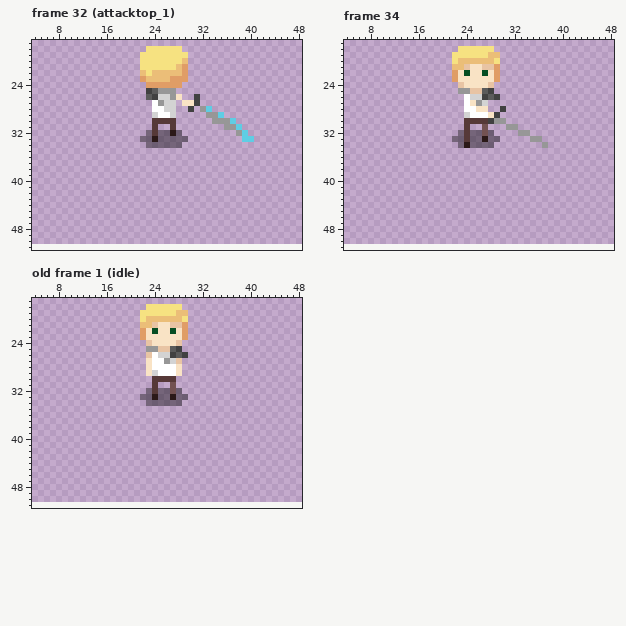
Two states of a pixel-art file, GameDesign_Game/Assets/Test/Player.aseprite. The first picture shows the starting point.
50x50 pixels, 42 frames. Colours within 5 levels of each other are drawn and written as one. Shown: frame 32 (attacktop_1): x 4..48, y 17..51; frame 34: x 4..48, y 17..51; old frame 1 (idle): x 4..48, y 17..51. The old version is drawn lined up with the new one, on the new canvas. The commit also changed other frames, which this record leaves out.
New version:
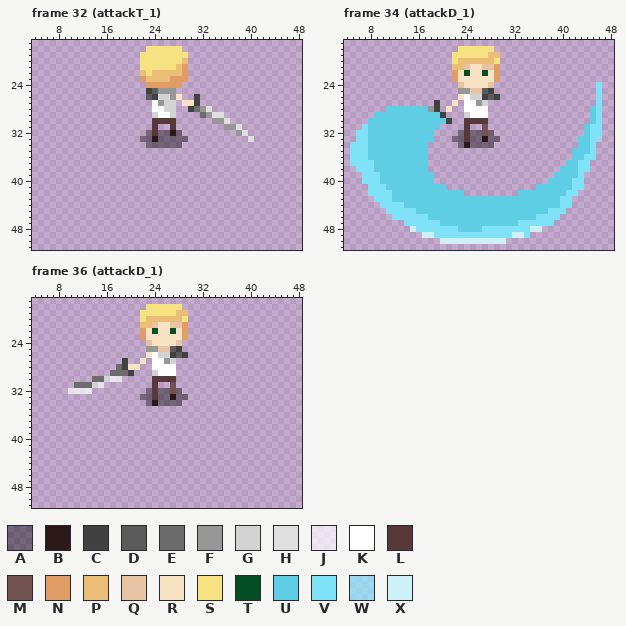
Palette (. is transparent): A #00000067  B #2b1918  C #414141  D #5b5b5b  E #6c6c6c  F #979797  G #d3d3d3  H #dfdfdf  J #ffffffb1  K #ffffff  L #563938  M #735252  N #e09d66  P #ebbe78  Q #e8c4a4  R #f9e3c5  S #f6e281  T #064e23  U #5fcde4  V #7fe2f7  W #8debffb1  X #cef0f7
A new or re-ordered frame is compared with the old frame closest to it.
The edit:
canvas 50x50 -> 52x52, the old top-left corner now at 1,1
frames 42 -> 43
Frame 32 (attackT_1):
Colour E is added in row 28 at x 31; in row 29 at x 32.
Colour H replaces colour F in row 29 at x 34; in row 30 at x 36.
Colour H replaces colour U in row 28 at x 33; in row 29 at x 35; in row 31 at x 38; in row 32 at x 39; in row 33 at x 40.
Colour U is gone in row 30 at x 37; in row 33 at x 39.
Frame 34 (attackD_1):
Colour C is added in rows 27 to 28 at x 19; in row 29 at x 20; in row 30 at x 21.
Colour F is added in row 28 at x 18.
Colour K replaces colour R in row 27 at x 25; in row 28 at x 26 to 27.
Colour R is added in row 26 at x 23; in row 27 at x 22; in row 28 at x 21.
Colour U is added in row 28 at x 11 to 17 and 45; in row 29 at x 9 to 19 and 45; in row 30 at x 8 to 20 and 45; in row 31 at x 8 to 19 and 44; in row 32 at x 8 to 18 and 44; in row 33 at x 8 to 18 and 43 to 44.
Colour U is added in row 34 at x 8 to 17 and 43 to 44; in row 35 at x 8 to 17 and 42 to 44; in row 36 at x 8 to 17 and 42 to 43; in row 37 at x 9 to 17 and 41 to 42; in row 38 at x 9 to 17 and 40 to 42; in row 39 at x 10 to 18 and 39 to 42.
Colour U is added in row 40 at x 10 to 18 and 38 to 41; in row 41 at x 11 to 20 and 36 to 41; in row 42 at x 12 to 23 and 33 to 40; in row 43 at x 12 to 39; in row 44 at x 14 to 39; in row 45 at x 16 to 37.
Colour U is added in row 46 at x 18 to 35; in row 47 at x 20 to 32; in row 48 at x 23 to 26.
Colour V is added in rows 24 to 30 at x 46; in row 31 at x 7 and 45 to 46; in row 32 at x 6 to 7 and 45 to 46; in row 33 at x 6 to 7 and 45; in rows 34 to 35 at x 5 to 7 and 45; in row 36 at x 5 to 7 and 44 to 45.
Colour V is added in row 37 at x 5 to 8 and 43 to 44; in row 38 at x 6 to 8 and 43 to 44; in row 39 at x 7 to 9 and 43; in row 40 at x 7 to 9 and 42 to 43; in row 41 at x 8 to 10 and 42 to 43; in row 42 at x 8 to 11 and 41 to 42.
Colour V is added in row 43 at x 9 to 11 and 40 to 41; in row 44 at x 10 to 13 and 40 to 41; in row 45 at x 11 to 15 and 38 to 40; in row 46 at x 12 to 17 and 36 to 39; in row 47 at x 14 to 19 and 33 to 38; in row 48 at x 16 to 22 and 27 to 34.
Colour V is added in row 49 at x 19 to 31 and 34.
Colour W is added in row 33 at x 46.
Colour X is added in row 48 at x 15 and 35 to 36; in row 49 at x 17 to 18 and 32 to 33; in row 50 at x 20 to 30.
Colour C is gone in row 28 at x 30; in row 29 at x 29; in row 30 at x 28.
Colour F is gone in row 30 at x 29 to 30; in row 31 at x 31 to 32; in row 32 at x 33 to 34; in row 33 at x 35 to 36; in row 34 at x 37.
Colour R is gone in row 29 at x 28.
Frame 36 (attackD_1) is new; against old frame 1 (idle):
Colour B replaces colour A in row 34 at x 24.
Colour C is added in rows 27 to 28 at x 19; in row 29 at x 20.
Colour E is added in row 28 at x 18; in row 29 at x 17 to 19; in row 30 at x 14 to 15; in row 31 at x 11 to 13.
Colour G is added in row 30 at x 16; in row 31 at x 14.
Colour J is added in row 30 at x 17 to 18; in row 31 at x 15; in row 32 at x 10 to 13.
Colour L replaces colour B in row 33 at x 24.
Colour R is added in row 27 at x 22; in row 28 at x 20 to 21.
Colour R replaces colour Q in row 26 at x 23.
Colour Q is gone in row 27 at x 28.
Colour R is gone in row 27 at x 23; in rows 28 to 29 at x 23 and 28.
Where, in picture pixels (left, top, right, bottom), the same in both pictures:
changed: (194, 106, 254, 142)
changed: (350, 82, 602, 244)
changed: (68, 352, 158, 406)
erased: (176, 358, 182, 376)
